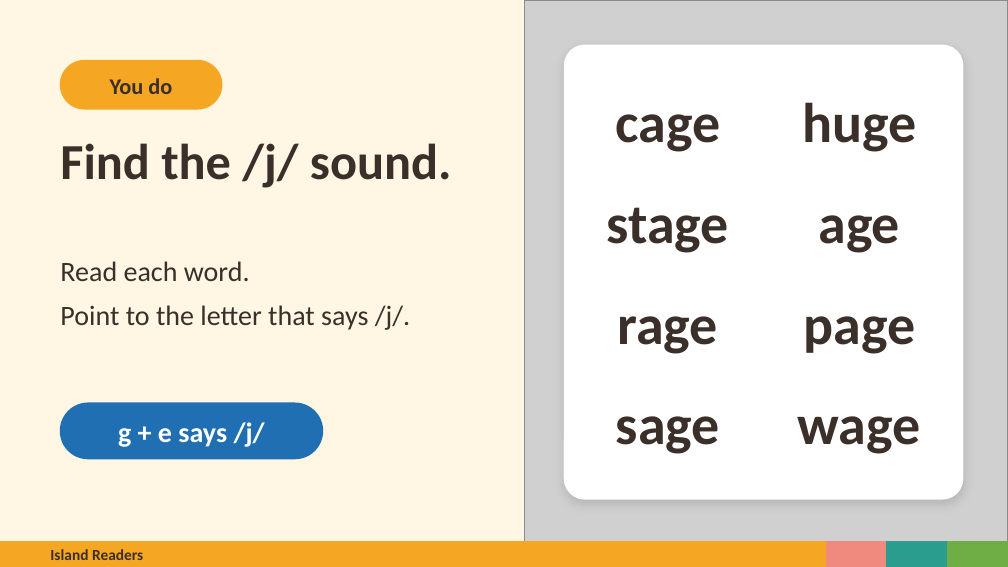
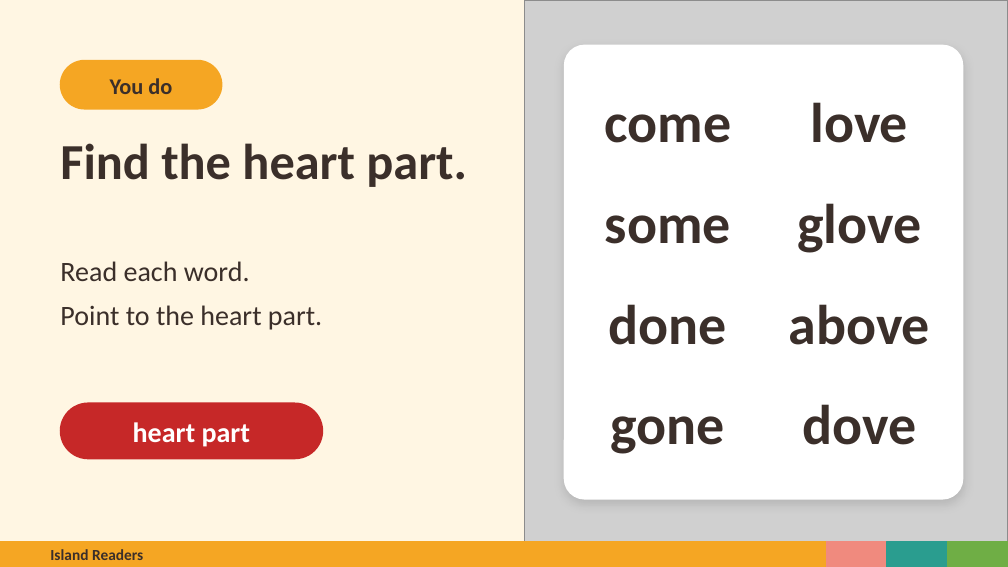
Before and after one commit to Silkwormx/island-readers, a slide deck: slide 24 of materials/unit5/Island_Readers_Tricky_e_Endings.pptx (slide 12 before the commit). Drawn at 1008x567 pixels with LibreOffice and Linux fonts; fonts in the diff are those of the drawing; grey boxes stand for pictures. Boxes give left, top, right and bottom in pixels: in the first picture for what was removed or moved away, otherwise in the second. Text is boxed around its words. In the diff, an @@ line names an element or a change of style, - is before the commit and + after.

```diff
--- a/materials/unit5/Island_Readers_Tricky_e_Endings.pptx
+++ b/materials/unit5/Island_Readers_Tricky_e_Endings.pptx
@@ text at <box>604,114,731,143</box>: text changed @@
-cage
+come
@@ text at <box>810,102,908,143</box>: text changed @@
-huge
+love
@@ text at <box>60,143,467,187</box>: text changed @@
-Find the /j/ sound.
+Find the heart part.
@@ text at <box>797,203,921,253</box>: text changed @@
-age
+glove
@@ text at <box>605,215,731,244</box>: text changed @@
-stage
+some
@@ text at <box>60,305,322,330</box>: text changed @@
-Point to the letter that says /j/.
+Point to the heart part.
@@ text at <box>609,304,727,345</box>: text changed @@
-rage
+done
@@ text at <box>789,304,931,345</box>: text changed @@
-page
+above
@@ rounded rectangle at <box>60,403,323,459</box>: fill #1F6FB2 to #C62828; outline #1F6FB2 1 pt to #C62828 1 pt @@
@@ text at <box>611,416,725,454</box>: text changed @@
-sage
+gone
@@ text at <box>802,404,916,445</box>: text changed @@
-wage
+dove
@@ text at <box>133,422,251,447</box>: text changed @@
-g + e says /j/
+heart part
```
Also in this commit, not shown: 15 other slides changed, 13 slides added, 2 slides removed, 41 other files.
